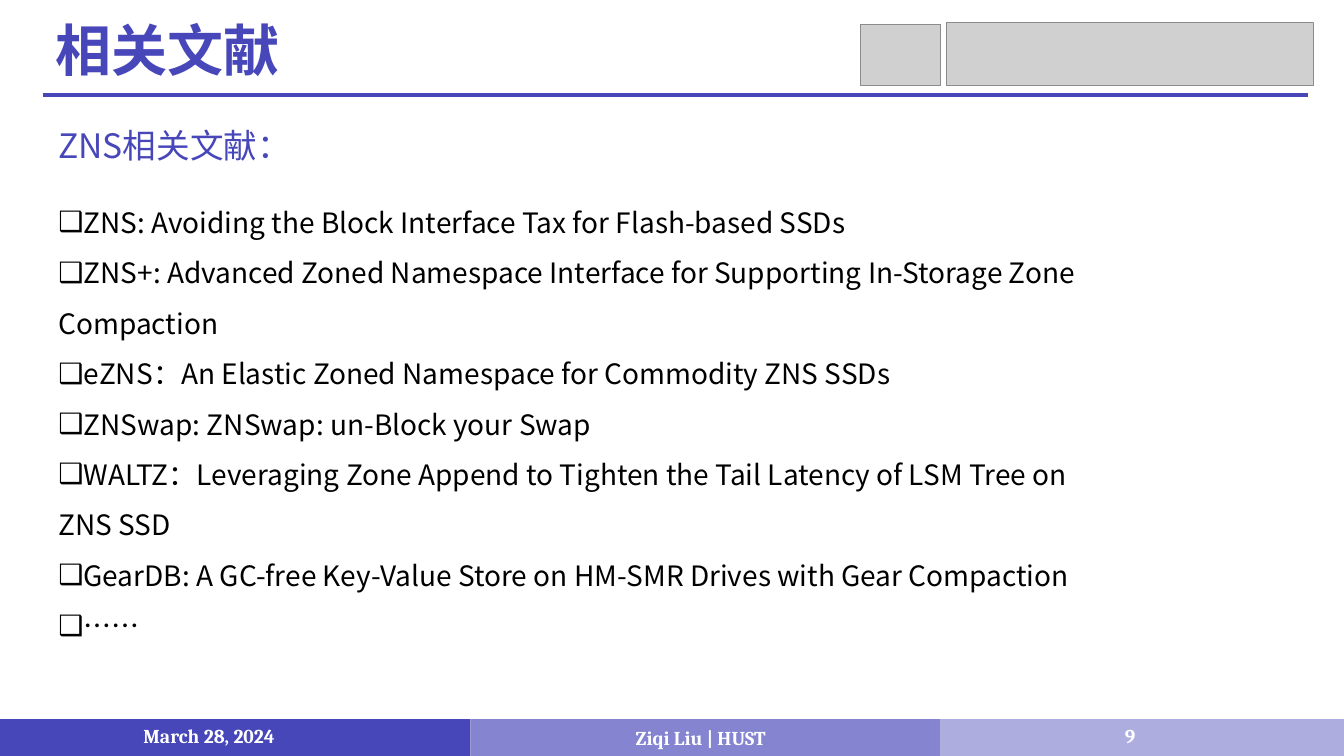
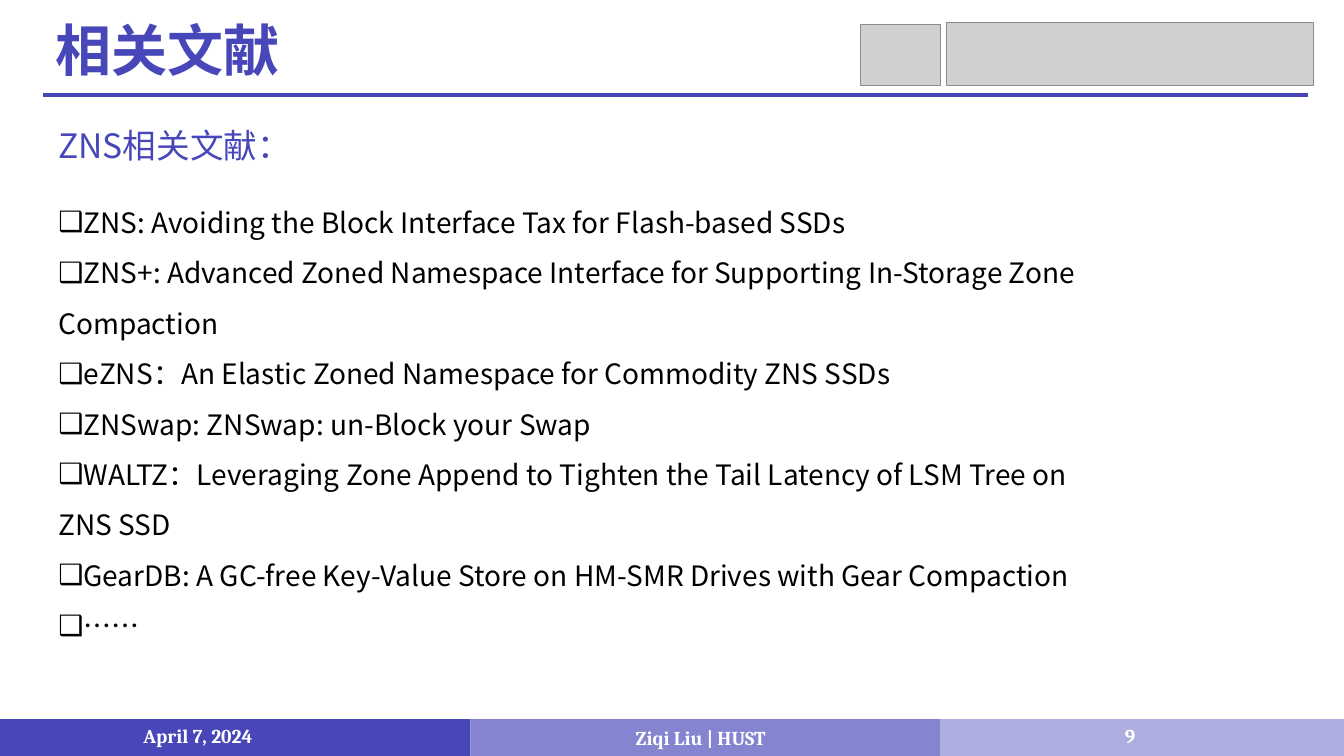
Before and after one commit to LiuziqiOvO/md, a slide deck: slide 9 of Paper/报告/存.pptx. Drawn at 1344x756 pixels with LibreOffice and Linux fonts; fonts in the diff are those of the drawing; grey boxes stand for pictures. Boxes give left, top, right and bottom in pixels: in the first picture for what was removed or moved away, otherwise in the second. Text is boxed around its words. In the diff, an @@ line names an element or a change of style, - is before the commit and + after.

```diff
--- a/Paper/报告/存.pptx
+++ b/Paper/报告/存.pptx
@@ text at bbox=[143, 729, 252, 747]: text changed @@
-March 28, 2024
+April 7, 2024
```
Also in this commit, not shown: 8 other slides changed, 6 slides added, 9 other files.
